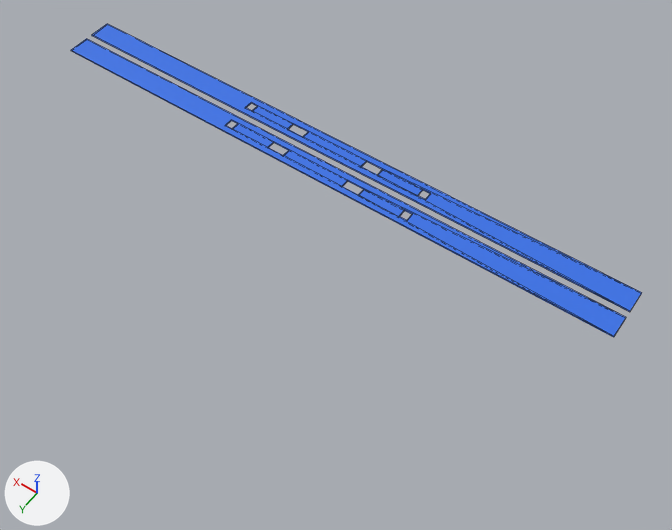
The FBX model Assets/models/3F.fbx as it was, and as the next commit left it.
Rendered twice from a 50 mm lens placed at (-239.0, 250.0, 409.0), pointed at (-47.0, -19.0, -15.0). Arrows for +X, +Y and +Z are at lower left; the lights stay in place. The first picture is the older version. Mesh edges are drawn as thin lines. Where no turn or scale is listed for an object, it has been applied to the vertices.

Names of what the first picture shows: '新幹線ホーム北', '新幹線ホーム南'.
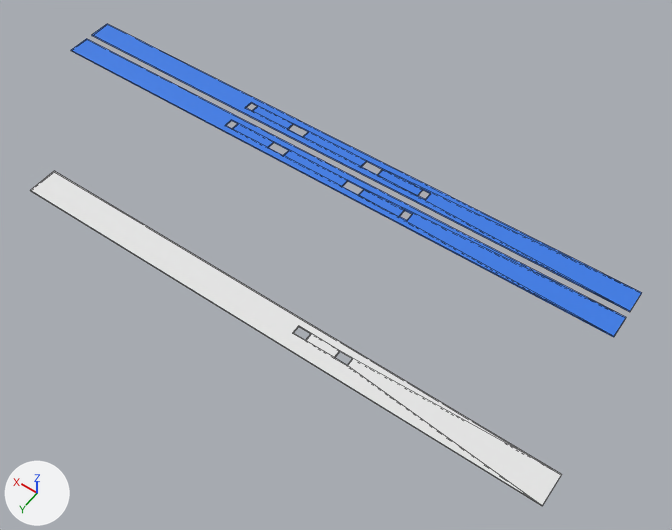
Where the newer file only moved an object's origin or applied its transform, the numbers keep the older frame.

Pixel boxes (x1, y1, x2, y2) of what changed, in the pictures (672 x 530 px):
```json
{"object": "南遊歩道", "change": "added", "after": [30, 171, 562, 506]}
```

Scene script edits in JSON lines:
```json
{"op": "add", "block": "me_立方体_100", "code": ["me_立方体_100 = bpy.data.meshes.new('立方体.100')", "me_立方体_100.from_pydata(...)  # 24 vertices, 18 faces; spans x -168.0..168.0, y -9.0..9.0, z -1.0..1.0"]}
{"op": "add", "block": "ob_南遊歩道", "code": ["ob_南遊歩道 = bpy.data.objects.new('南遊歩道', me_立方体_100)", "ob_南遊歩道.location = (-46.5, 43.5, 6.2)"]}
```
